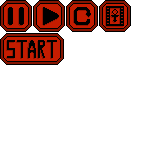
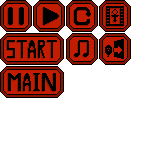
The second 160 × 160 image is a revision of the first. Changes to its layers:
added layer "Слой 4 копия" above "Слой 2 копия 7" over bbox(7, 73, 56, 92)
added layer "Слой 2 копия 7" above "Слой 4" over bbox(0, 66, 64, 98)
added layer "Слой 3 копия 5" above "Слой 2 копия 6" over bbox(105, 39, 124, 59)
added layer "Слой 2 копия 6" above "Слой 3 копия 4" over bbox(99, 33, 131, 65)
added layer "Слой 3 копия 4" above "Слой 2 копия 5" over bbox(73, 40, 89, 58)
added layer "Слой 2 копия 5" above "Слой 3 копия 2" over bbox(66, 33, 98, 65)
